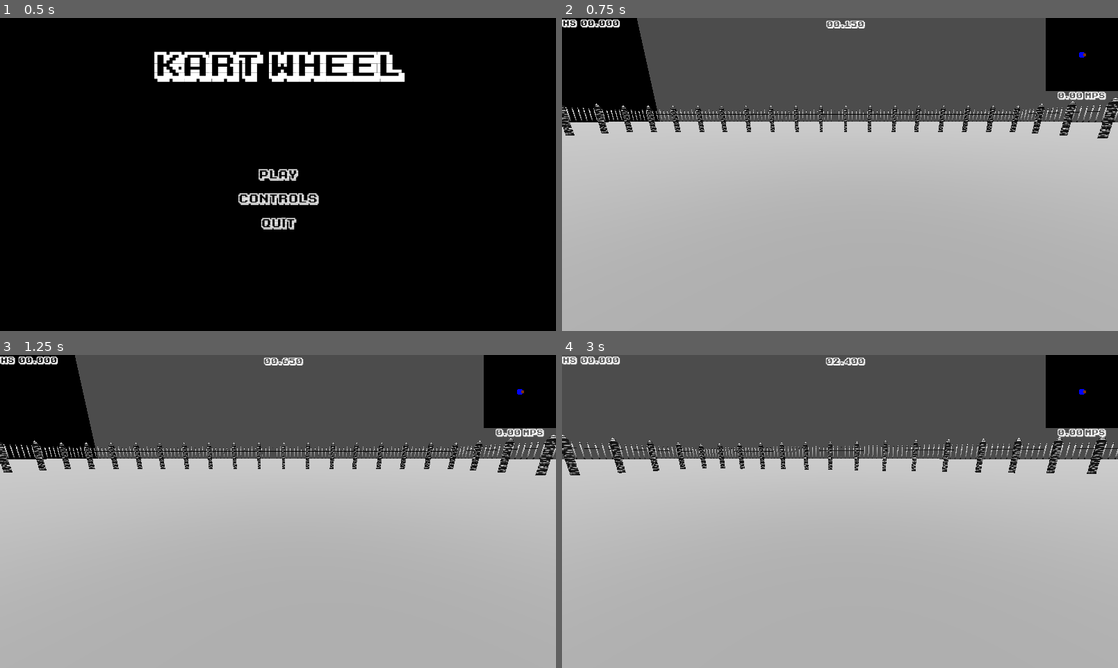
Above: before the commit, frames 1-4 (two rows, left to right).
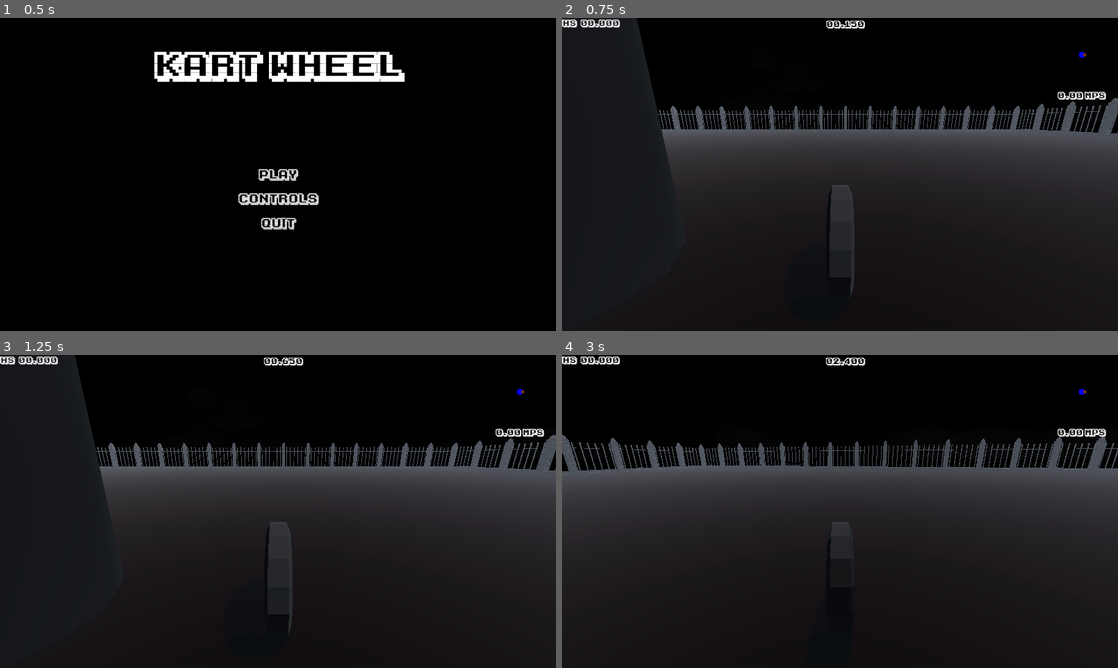
Above: after the commit, the same moments.

Repository: Zaher28/pirate-software-jam
Game: Godot game, scene res://scenes/menus/main_menu.tscn
The game is run twice, just before and just after one commit, with the same random seed, the same clock (stepped at 60 frames per second) and the same inputs.
Inputs (mouse positions are in pixels of both pictures, inside the frame that each line leads up to):
- Up to frame 1 (0.5 s): no input
- Up to frame 2 (0.75 s): click "Play" at 0.5 s
- Up to frame 3 (1.25 s): no input
- Up to frame 4 (3 s): move the mouse to (962, 495) at 1.27 s; hold D (turn_right) 1.28-2.03 s; tap Z (switch_camera) at 1.35, 2.85 s; move the mouse to (728, 527) at 2.02 s; hold Space (brake_drift) 2.03-2.78 s; tap F (use_pickup) at 2.1 s; move the mouse to (895, 442) at 2.77 s; hold D (turn_right) from 2.78 s (still down)

Frame 1 is identical in both runs. In frame 2, 96% of the frame differs, in the area x 0-100%, y 0-100%; in frame 3, 96%; in frame 4, 96%.

Commit message:
Update level environment and lighting

Diff:
--- a/scenes/enemy/enemy.tscn
+++ b/scenes/enemy/enemy.tscn
@@ -59,6 +59,10 @@
 process_material = SubResource("ParticleProcessMaterial_odaia")
 draw_pass_1 = SubResource("BoxMesh_ak3oj")
 
+[node name="OmniLight3D" type="OmniLight3D" parent="monkey_head"]
+transform = Transform3D(-0.999999, 0.000521357, 0.000811707, 0.000522123, 1, 0.000935336, -0.000811214, 0.000935764, -1, 1.96215e-05, -0.594254, -0.406661)
+omni_attenuation = 2.0
+
 [node name="Cone of Vision" type="Area3D" parent="."]
 transform = Transform3D(-4.37114e-08, 0, -1, 0, 1, 0, 1, 0, -4.37114e-08, 0, 0, 0)
 
--- a/scenes/level/level.gdshader
+++ b/scenes/level/level.gdshader
@@ -1,20 +1,20 @@
 shader_type spatial;
-render_mode cull_disabled;
+//render_mode cull_disabled;
 
-uniform float sway = 1.14;
-uniform float sway_ = 0.34;
-uniform float sway_pow = 1.3;
-uniform float grass_roughness = 0.3;
-uniform float sway_noise_sampeling_scale = 0.12;
-uniform float sway_time_scale = 0.2;
-uniform vec3 sway_dir = vec3(1.0,0.0,1.0);
-uniform sampler2D sway_noise; //noise with with and height 1000
-uniform float color_scale = 0.3;
-uniform float color_grad_height = -0.5;
+uniform float sway = 0.5;
+uniform float sway_ = 2.0;
+uniform float sway_pow = 2;
+uniform float grass_roughness;
+uniform float sway_noise_sampeling_scale;
+uniform float sway_time_scale;
+uniform vec3 sway_dir = vec3(0.0,0.0,1.0);
+uniform sampler2D sway_noise;
+uniform float color_scale;
+uniform float color_grad_height;
 uniform vec4 top_color : source_color;
 uniform vec4 bot_color : source_color;
-uniform vec3 grass_scale = vec3(1.0,1.0,1.0);
-
+uniform vec3 grass_scale;
+varying float fasdf;
 varying vec3 vert;
 varying float curent_wind;
 
@@ -37,7 +37,7 @@
 	NORMAL = vec3(0.0,1.0,0.0);
 	vec4 sway_dir_local = vec4(sway_dir,0.0) * MODEL_MATRIX;
 	vec3 world_vertex = (MODEL_MATRIX * vec4(VERTEX,1.0)).xyz;
-	//curent_wind = texture(sway_noise,normalize(sway_dir.xz) * (-TIME*sway_time_scale) + world_vertex.xz*vec2(sway_noise_sampeling_scale)).x;
-	VERTEX += normalize(sway_dir_local.xyz) * sway * (VERTEX.y);
-	//VERTEX.y -= sway_*abs(pow(VERTEX.x,sway_pow));
+	curent_wind = texture(sway_noise,sway_dir.xz * (-TIME*sway_time_scale) + world_vertex.xz*vec2(sway_noise_sampeling_scale)).x;
+	VERTEX += normalize(sway_dir_local.xyz) * sway * (VERTEX.y) *  sclamp(curent_wind,1.5);
+	VERTEX.y -= sway_ * abs(pow(VERTEX.x,sway_pow));
 }
--- /dev/null
+++ b/scenes/level/level.tres
@@ -0,0 +1,25 @@
+[gd_resource type="ShaderMaterial" load_steps=4 format=3 uid="uid://dqiyoejoq55oc"]
+
+[ext_resource type="Shader" path="res://scenes/level/level.gdshader" id="1_hakpl"]
+
+[sub_resource type="FastNoiseLite" id="FastNoiseLite_5pn85"]
+
+[sub_resource type="NoiseTexture2D" id="NoiseTexture2D_ypkr4"]
+noise = SubResource("FastNoiseLite_5pn85")
+
+[resource]
+render_priority = 0
+shader = ExtResource("1_hakpl")
+shader_parameter/sway = 0.149
+shader_parameter/sway_ = 0.562
+shader_parameter/sway_pow = 1.246
+shader_parameter/grass_roughness = 0.399
+shader_parameter/sway_noise_sampeling_scale = 0.023
+shader_parameter/sway_time_scale = 0.089
+shader_parameter/sway_dir = Vector3(1, 1, 1)
+shader_parameter/color_scale = 0.178
+shader_parameter/color_grad_height = -0.035
+shader_parameter/top_color = Color(0.91, 0, 0, 1)
+shader_parameter/bot_color = Color(0.075, 0.118, 0.208, 1)
+shader_parameter/grass_scale = Vector3(1, 1, 1)
+shader_parameter/sway_noise = SubResource("NoiseTexture2D_ypkr4")
--- a/scenes/level/level.tscn
+++ b/scenes/level/level.tscn
@@ -7,7 +7,6 @@
 [ext_resource type="PackedScene" uid="uid://dcudamu43be3r" path="res://scenes/tower/tower.tscn" id="3_uw762"]
 [ext_resource type="PackedScene" uid="uid://hyqqq5t2xmbo" path="res://scenes/game_controller/game_controller.tscn" id="4_4e6m2"]
 [ext_resource type="Script" path="res://scenes/tower/tower.gd" id="4_6mg1e"]
-[ext_resource type="Shader" path="res://scenes/level/level.gdshader" id="6_m1hm6"]
 [ext_resource type="PackedScene" uid="uid://uf3pparja48s" path="res://scenes/spawner/enemy_spawner.tscn" id="6_wj5dm"]
 [ext_resource type="PackedScene" uid="uid://c4mrp7l3s7gtn" path="res://assets/wheel.glb" id="8_8nk73"]
 [ext_resource type="PackedScene" uid="uid://c2wrbk2qspm6f" path="res://scenes/level/fence.tscn" id="11_c6l2l"]
@@ -17,37 +16,37 @@
 
 [sub_resource type="WorldBoundaryShape3D" id="WorldBoundaryShape3D_4sssq"]
 
-[sub_resource type="ShaderMaterial" id="ShaderMaterial_hlch5"]
-render_priority = 0
-shader = ExtResource("6_m1hm6")
-shader_parameter/sway = 1.14
-shader_parameter/sway_ = 0.34
-shader_parameter/sway_pow = 1.3
-shader_parameter/grass_roughness = 0.3
-shader_parameter/sway_noise_sampeling_scale = 0.12
-shader_parameter/sway_time_scale = 0.2
-shader_parameter/sway_dir = Vector3(1, 0, 1)
-shader_parameter/color_scale = 0.3
-shader_parameter/color_grad_height = -0.5
-shader_parameter/top_color = Color(0, 0, 0, 1)
-shader_parameter/bot_color = null
-shader_parameter/grass_scale = Vector3(100, 100, 100)
-
-[sub_resource type="QuadMesh" id="QuadMesh_lw4ni"]
-material = SubResource("ShaderMaterial_hlch5")
-flip_faces = true
-size = Vector2(1000, 1000)
-
-[sub_resource type="StandardMaterial3D" id="StandardMaterial3D_kfmq2"]
-albedo_color = Color(0.662452, 0.662452, 0.662452, 1)
-
-[sub_resource type="Environment" id="Environment_tb0h2"]
-background_mode = 3
-background_color = Color(0, 0.0214131, 0.0970828, 1)
+[sub_resource type="StandardMaterial3D" id="StandardMaterial3D_i8o3e"]
+albedo_color = Color(0.351677, 0.22703, 0.000585077, 1)
+
+[sub_resource type="PlaneMesh" id="PlaneMesh_18g1r"]
+material = SubResource("StandardMaterial3D_i8o3e")
+
+[sub_resource type="FastNoiseLite" id="FastNoiseLite_rod0f"]
+
+[sub_resource type="NoiseTexture2D" id="NoiseTexture2D_kg4s7"]
+seamless = true
+noise = SubResource("FastNoiseLite_rod0f")
+
+[sub_resource type="ProceduralSkyMaterial" id="ProceduralSkyMaterial_vxlym"]
+sky_top_color = Color(0.0474976, 0.0661805, 0.0921608, 1)
+sky_energy_multiplier = 0.5
+sky_cover = SubResource("NoiseTexture2D_kg4s7")
+
+[sub_resource type="Sky" id="Sky_st47b"]
+sky_material = SubResource("ProceduralSkyMaterial_vxlym")
+
+[sub_resource type="Environment" id="Environment_gyx04"]
+background_mode = 2
+background_energy_multiplier = 0.1
+sky = SubResource("Sky_st47b")
+ambient_light_sky_contribution = 0.1
+ambient_light_energy = 0.2
 glow_enabled = true
-glow_levels/1 = 4.49
-glow_normalized = true
-glow_blend_mode = 1
+fog_enabled = true
+fog_density = 0.005
+fog_sky_affect = 0.5
+volumetric_fog_density = 0.0
 
 [node name="Level" type="Node3D"]
 transform = Transform3D(1, 0, 0, 0, 1, 0, 0, 0, 1, 0, -0.589, 0)
@@ -67,10 +66,9 @@
 [node name="CollisionShape3D" type="CollisionShape3D" parent="Floor"]
 shape = SubResource("WorldBoundaryShape3D_4sssq")
 
-[node name="CSGMesh3D" type="CSGMesh3D" parent="Floor"]
-transform = Transform3D(1, 0, 0, 0, -4.37114e-08, -1, 0, 1, -4.37114e-08, 0, 0, 0)
-mesh = SubResource("QuadMesh_lw4ni")
-material = SubResource("StandardMaterial3D_kfmq2")
+[node name="Ground" type="MeshInstance3D" parent="Floor"]
+transform = Transform3D(82.0242, -0.00181041, -0.148457, 0.148885, 0.999995, 0.213012, 0.148069, -0.00260022, 82.0241, 0, 0, 0)
+mesh = SubResource("PlaneMesh_18g1r")
 
 [node name="Player" parent="." instance=ExtResource("2_v56n4")]
 transform = Transform3D(-4.37114e-08, 0, -1, 0, 1, 0, 1, 0, -4.37114e-08, 6.06631, 0.90912, 0)
@@ -83,9 +81,6 @@
 
 [node name="UpdateManager" parent="Player" index="6" node_paths=PackedStringArray("hud")]
 hud = NodePath("../../HUD")
-
-[node name="DirectionalLight3D" type="DirectionalLight3D" parent="."]
-transform = Transform3D(1, 0, 0, 0, -4.37114e-08, 1, 0, -1, -4.37114e-08, 0, 16.3021, 0)
 
 [node name="Tower" parent="." instance=ExtResource("3_uw762")]
 transform = Transform3D(1, 0, 0, 0, 1, 0, 0, 0, 1, 0, 4.946, 0)
@@ -289,11 +284,15 @@
 transform = Transform3D(-4.37114e-08, 0, 1, 0, 1, 0, -1, 0, -4.37114e-08, -63.168, -0.588998, 5.34967)
 
 [node name="WorldEnvironment" type="WorldEnvironment" parent="."]
-environment = SubResource("Environment_tb0h2")
-
-[node name="OmniLight3D" type="OmniLight3D" parent="."]
-transform = Transform3D(1, 0, 0, 0, 1, 0, 0, 0, 1, 0, 14, 0)
-omni_range = 284.148
+environment = SubResource("Environment_gyx04")
+
+[node name="DirectionalLight3D" type="DirectionalLight3D" parent="."]
+transform = Transform3D(-0.586653, 0.657685, 0.472534, 0.265161, -0.395332, 0.879433, 0.765198, 0.64122, 0.0575301, 142.353, 152.698, 0)
+light_color = Color(0.151276, 0.151276, 0.151276, 1)
+light_indirect_energy = 0.75
+light_volumetric_fog_energy = 3.424
+shadow_enabled = true
+sky_mode = 1
 
 [connection signal="death" from="Tower" to="Stopwatch" method="_on_tower_death"]
 
--- a/scenes/pick_ups/pick_ups.tscn
+++ b/scenes/pick_ups/pick_ups.tscn
@@ -46,3 +46,6 @@
 shape = SubResource("BoxShape3D_hg7ji")
 
 [node name="CSGBox3D" type="CSGBox3D" parent="Hitbox"]
+
+[node name="OmniLight3D" type="OmniLight3D" parent="."]
+light_energy = 1.5
Binary file added: assets/grass.glb
Not shown, added: assets/grass.glb.import
Not shown: 1 places in scenes/enemy/monkey_head.tscn that only renumber resources
Not shown: 1 places in scenes/level/level.tscn that only renumber resources
